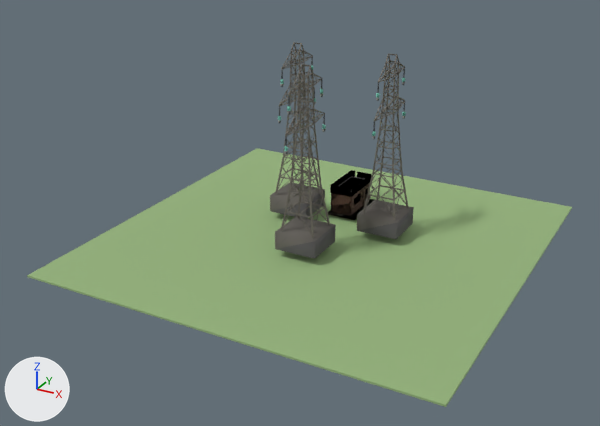
One commit to the glTF model packages/client/public/assets/models/buildings/wind-farm.glb: the scene before it, then after it.
Both versions are drawn from a 50 mm lens placed at (27.3, -53.5, 28.7), pointed at (-0.6, -2.7, 3.2). Arrows for +X, +Y and +Z are at lower left; the lights stay in place. The picture after the commit comes second. Where no turn or scale is listed for an object, it has been applied to the vertices. Vertices at exactly the same position are counted once.

The first picture shows 'Ground', 'WindFarm_Control', 'WindTurbine_0', 'WindTurbine_1', 'WindTurbine_2'.
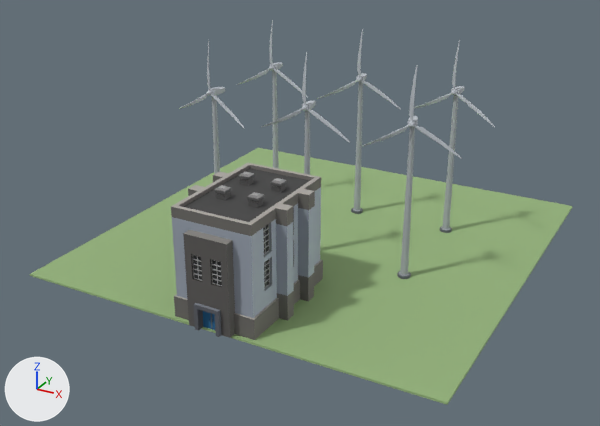
Edits to the bpy script that builds the scene:
```text
Change me_mesh:
    remove me_mesh.from_pydata(...)  # 2040 vertices, 2602 faces; spans x -5.7..-2.3, y -0.03..6.04, z 0.65..14.65
    remove me_mesh.materials.append(mat_polygonapocalypse_texture_01_a)  # picture img_polygonapocalypse_texture_01_a
    add me_mesh.from_pydata(...)  # 730 vertices, 1308 faces; spans x -3.56..3.44, y -0.77..1.01, z -0.11..15.56
    me_mesh part 1: 2040 vertices removed from x -5.7..-2.3, y -0.03..6.04, z 0.65..14.65; 730 vertices added at x -3.56..3.44, y -0.77..1.01, z -0.11..15.56
    add me_mesh.materials.append(mat_farmatlas)  # picture img_polygonfarm_texture_01_a
Change me_mesh_001:
    remove me_mesh_001.from_pydata(...)  # 2040 vertices, 2602 faces; spans x 2.3..5.7, y -0.03..6.04, z 0.65..14.65
    remove me_mesh_001.materials.append(mat_polygonapocalypse_texture_01_a)  # picture img_polygonapocalypse_texture_01_a
    add me_mesh_001.from_pydata(...)  # 730 vertices, 1308 faces; spans x -3.56..3.44, y -0.77..1.01, z -0.11..15.56
    me_mesh_001 part 2: 2040 vertices removed from x 2.3..5.7, y -0.03..6.04, z 0.65..14.65; 730 vertices added at x -3.56..3.44, y -0.77..1.01, z -0.11..15.56
    add me_mesh_001.materials.append(mat_farmatlas)  # picture img_polygonfarm_texture_01_a
Change me_mesh_002:
    remove me_mesh_002.from_pydata(...)  # 2040 vertices, 2602 faces; spans x -1.7..1.7, y -6.03..0.04, z 0.65..14.65
    remove me_mesh_002.materials.append(mat_polygonapocalypse_texture_01_a)  # picture img_polygonapocalypse_texture_01_a
    add me_mesh_002.from_pydata(...)  # 730 vertices, 1308 faces; spans x -3.56..3.44, y -0.77..1.01, z -0.11..15.56
    me_mesh_002 part 3: 230 loose pieces with 1967 vertices, spanning x -1.7..1.7, y -6.03..0.04, z 0.65..14.65, are deleted
    me_mesh_002 part 4: 73 vertices removed from x -0.47..0.47, y -2.64..-0.03, z 10.29..14.02; 730 vertices added at x -3.56..3.44, y -0.77..1.01, z -0.11..15.56
    add me_mesh_002.materials.append(mat_farmatlas)  # picture img_polygonfarm_texture_01_a
Change ob_windturbine_0:
    ob_windturbine_0.location: (0.0, 0.0, 0.15) -> (-7.94, 6.11, 0.26)
Change ob_windturbine_1:
    ob_windturbine_1.location: (0.0, 0.0, 0.15) -> (0.08, 6.13, 0.26)
    ob_windturbine_1.rotation_euler: (0.0, 0.0, 0.0) -> (0.0, 0.0, 0.175)  # degrees (0, 0, 0) -> degrees (0, 0, 10)
Change ob_windturbine_2:
    ob_windturbine_2.location: (0.0, 0.0, 0.15) -> (8.05, 6.11, 0.26)
    ob_windturbine_2.rotation_euler: (0.0, 0.0, 0.0) -> (0.0, 0.0, -0.0873)  # degrees (0, 0, 0) -> degrees (0, 0, -5)
Remove ob_windfarm_control:
    ob_windfarm_control = bpy.data.objects.new('WindFarm_Control', me_sm_bld_industrial_small_01)
Change ob_ground:
    ob_ground.location: (0.0, 0.0, 0.15) -> (0.0, 0.23, 0.15)
Add ob_powerhouse:
    ob_powerhouse = bpy.data.objects.new('Powerhouse', me_mesh_012)  # 510 vertices, 916 faces; spans x -3.76..3.76, y -5.47..5.47, z 0.0..8.37; in mat_portatlas (picture img_simpleport)
    ob_powerhouse.location = (0.0, -10.77, 0.15)
Add ob_windturbine_5:
    ob_windturbine_5 = bpy.data.objects.new('WindTurbine_5', me_mesh_011)  # 730 vertices, 1308 faces; spans x -3.3..3.4, y -1.3..1.0, z -0.1..15.6; in mat_farmatlas (picture img_polygonfarm_texture_01_a)
    ob_windturbine_5.location = (8.09, -2.87, 0.26)
Add ob_windturbine_4:
    ob_windturbine_4 = bpy.data.objects.new('WindTurbine_4', me_mesh_008)  # 730 vertices, 1308 faces; spans x -3.5..3.5, y -0.8..1.0, z -0.1..15.6; in mat_farmatlas (picture img_polygonfarm_texture_01_a)
    ob_windturbine_4.location = (0.07, -2.88, 0.26)
Add ob_windturbine_3:
    ob_windturbine_3 = bpy.data.objects.new('WindTurbine_3', me_mesh_006)  # 730 vertices, 1308 faces; spans x -3.6..3.3, y -1.0..1.0, z -0.1..15.6; in mat_farmatlas (picture img_polygonfarm_texture_01_a)
    ob_windturbine_3.location = (-7.96, -2.89, 0.26)
```

Pixel boxes [x1, y1, x2, y2] of what changed, in the pictures (600 x 426 px):
'Ground', moved: before [27, 148, 572, 407]; after [30, 148, 573, 405]
'Powerhouse', added: after [171, 163, 323, 340]
'WindTurbine_2', reshaped, moved, turned, recoloured: before [275, 64, 336, 259]; after [414, 39, 495, 233]
'WindTurbine_1', reshaped, moved, turned, recoloured: before [357, 53, 414, 239]; after [317, 29, 401, 214]
'WindTurbine_0', reshaped, moved, recoloured: before [270, 42, 325, 218]; after [237, 19, 308, 169]
'WindTurbine_5', added: after [359, 65, 462, 279]
'WindFarm_Control', deleted: before [328, 170, 374, 220]
'WindTurbine_4', added: after [261, 52, 350, 175]
'WindTurbine_3', added: after [179, 41, 245, 174]
part 3 of me_mesh_002, deleted: before [275, 64, 336, 259]
part 4 of me_mesh_002, built on: before [306, 73, 325, 123]; after [414, 39, 495, 233]
